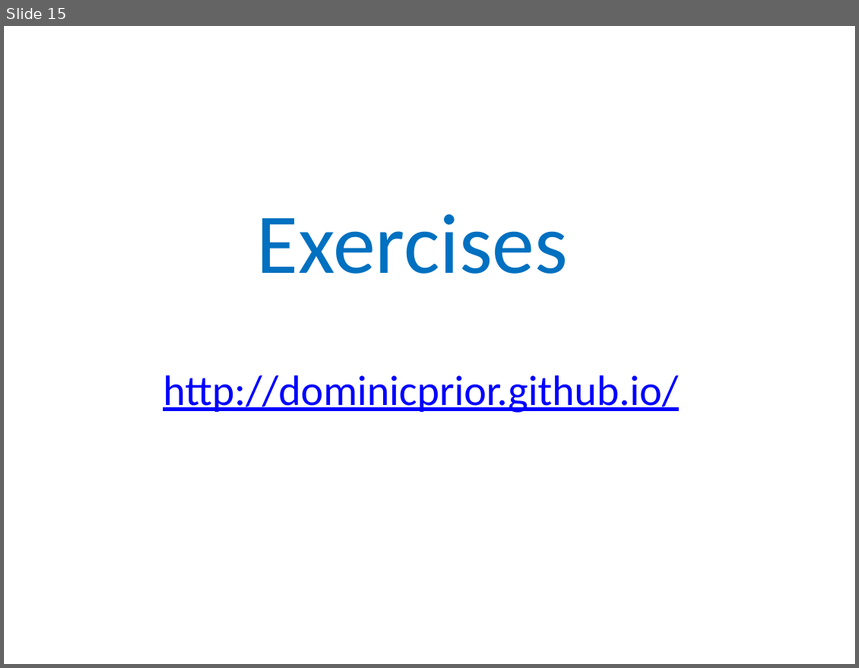
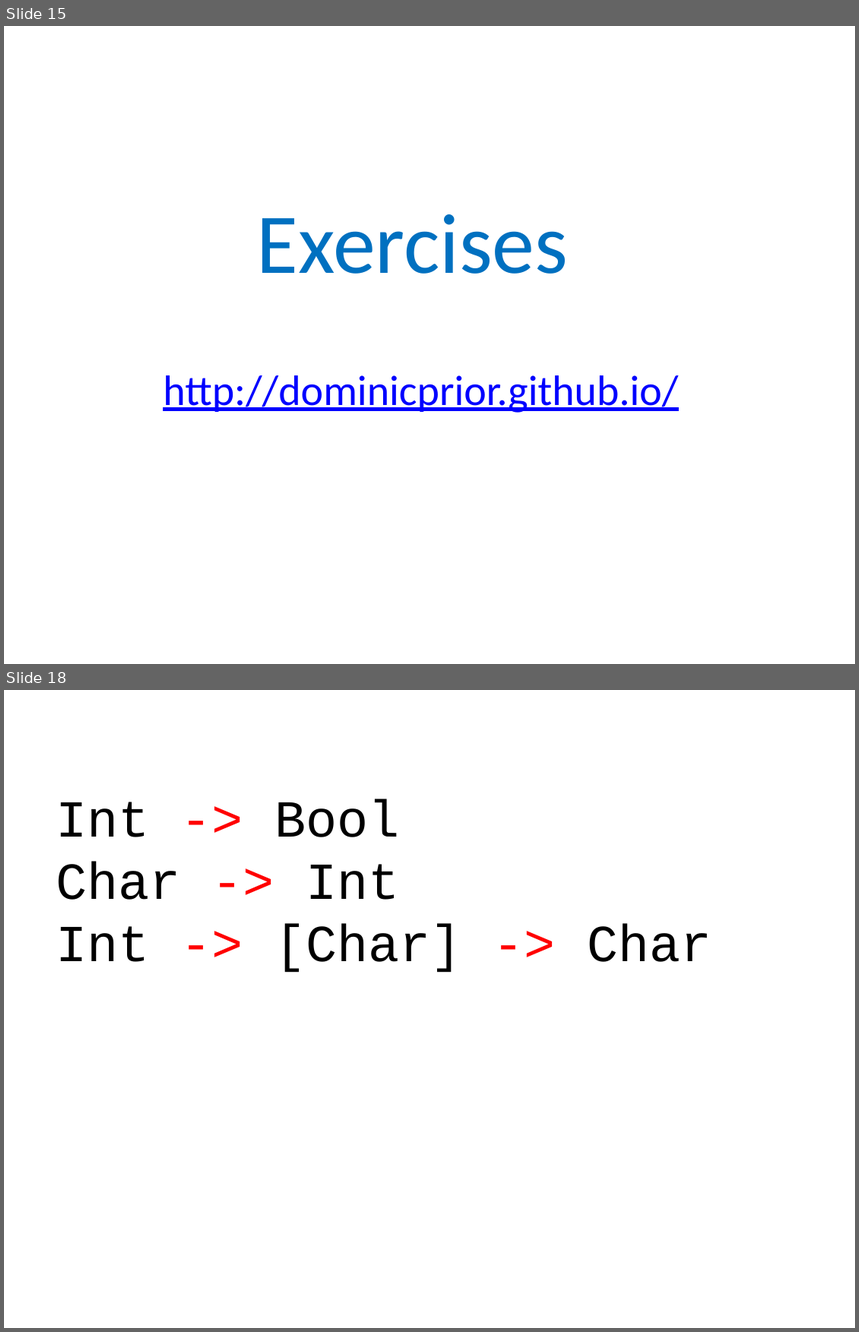
Before and after one commit to dominicprior/beginning-haskell-course, a slide deck: beginning-haskell.pptx. Shown one above the other, each under a label of ours: slide 15 before the commit, slides 15 and 18 after it; the slides between them are not shown. The pictures are 859x668 and 859x1332 pixels, drawn with LibreOffice and Linux fonts; fonts in the diff are those of the drawing. Boxes give left, top, right and bottom in pixels: in the first picture for what was removed or moved away, otherwise in the second. Text is boxed around its words. In the diff, an @@ line names an element or a change of style, - is before the commit and + after.

```diff
--- a/beginning-haskell.pptx
+++ b/beginning-haskell.pptx
@@ slide 18 added at [4, 690, 855, 1328], background #FFFFFF @@
@@ text added at [56, 799, 712, 973], 44 pt, text #000000 @@
+Int -> Bool
+Char -> Int
+Int -> [Char] -> Char
```
Also in this commit, not shown: 7 other slides added.
